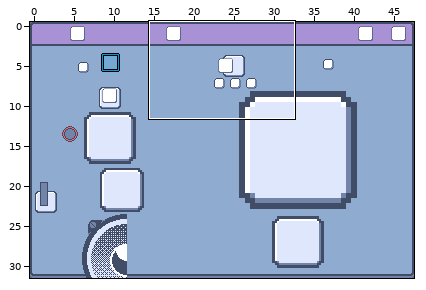
LDtk project: tiny-cli/src/main/resources/sfx/tiny-music-editor.ldtk. The first picture is a wide view before the edit; the outline marks the close-up.
Close-up. First the earlier version:
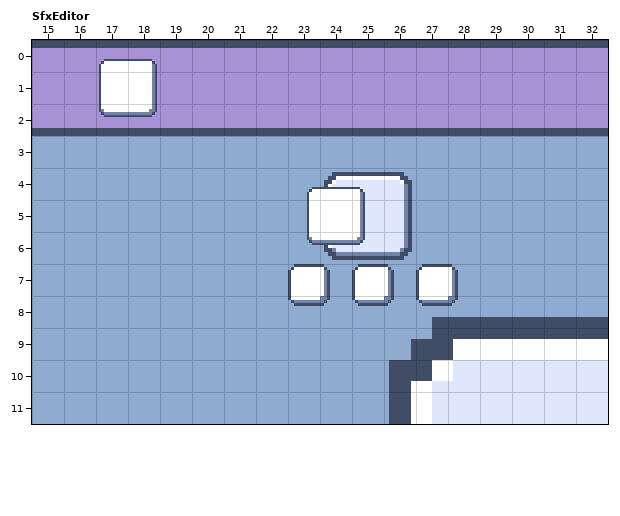
Cells are 8x8 px. Shown: SfxEditor x 15..32, y 0..11. The commit also changed other parts of the map, which this record leaves out.
Once edited:
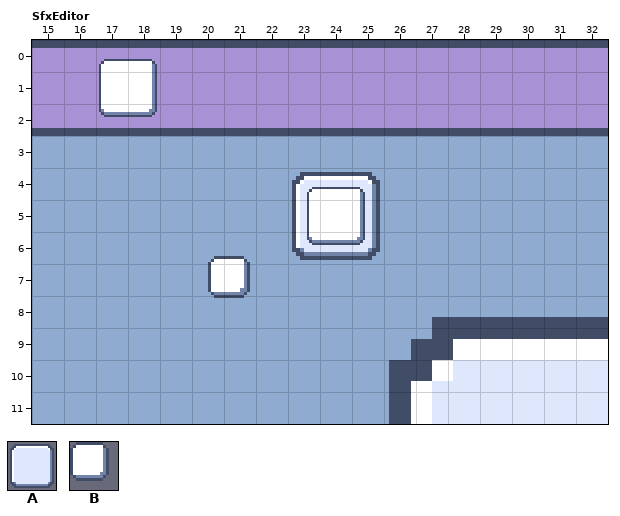
Key: from "Sprite_sheet": A 0, B 224.
Objects are placed by their top-left corner, in cells (3,4 is the top-left corner of cell 3,4); size is 1x1 cell unless given.
Message: Multiple ajustement for the SFX editor
What changed:
Layer "Panels":
Object A "Panel" at 12,4 size 27x3 becomes A "Panel" at 10,4 size 29x3.
Layer "Widgets":
Object B "Button" at 23,7 size 1.6x1.6 becomes B "Button" at 20.5,6.8 size 1.6x1.6.
Object B "Button" at 25,7 size 1.6x1.6 is removed.
Object B "Button" at 27,7 size 1.6x1.6 is removed.
Changed places in both close-ups, as pixel boxes (x1, y1, x2, y2):
changed: (208, 172, 458, 306)
